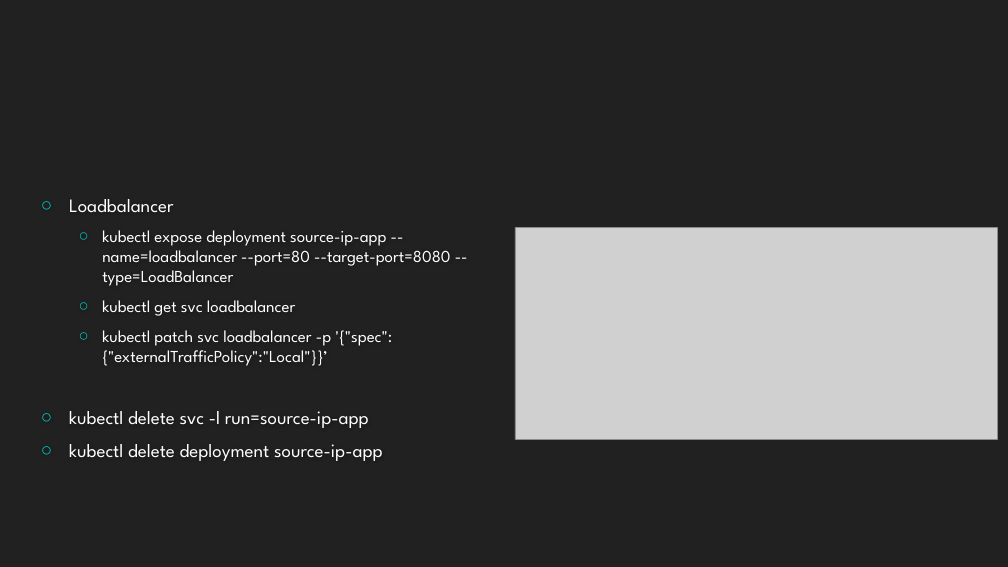
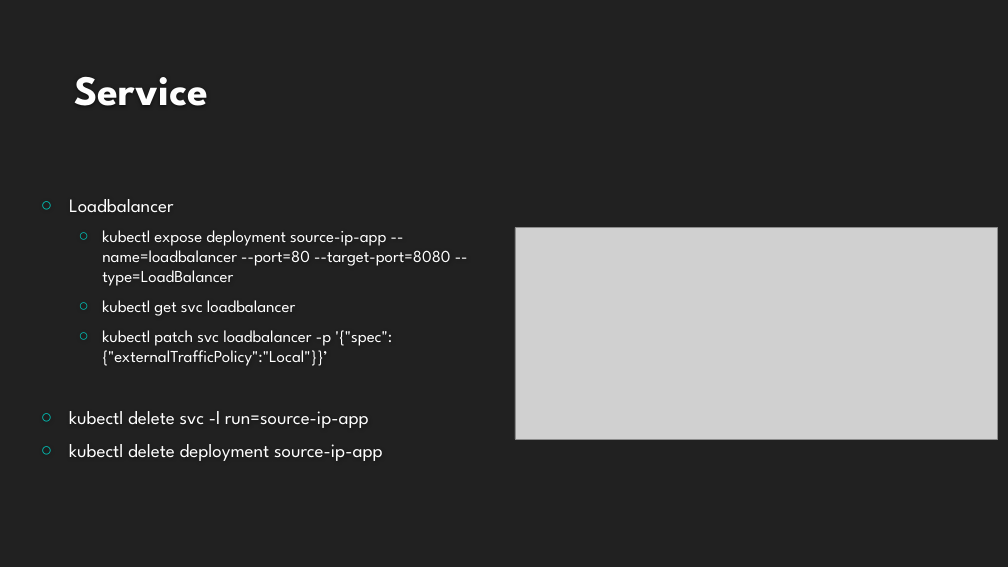
Before and after one commit to airuitian/CloudNative, a slide deck: slide 11 of kubernetes/k8s006.pptx. Drawn at 1008x567 pixels with LibreOffice and Linux fonts; fonts in the diff are those of the drawing; grey boxes stand for pictures; background and template pictures are left out. Boxes give left, top, right and bottom in pixels: in the first picture for what was removed or moved away, otherwise in the second. Text is boxed around its words. In the diff, an @@ line names an element or a change of style, - is before the commit and + after.

Commit message:
006

```diff
--- a/kubernetes/k8s006.pptx
+++ b/kubernetes/k8s006.pptx
@@ title added at box(75, 77, 208, 106), 40 pt, text #FEFEFE, bold @@
+Service
```
